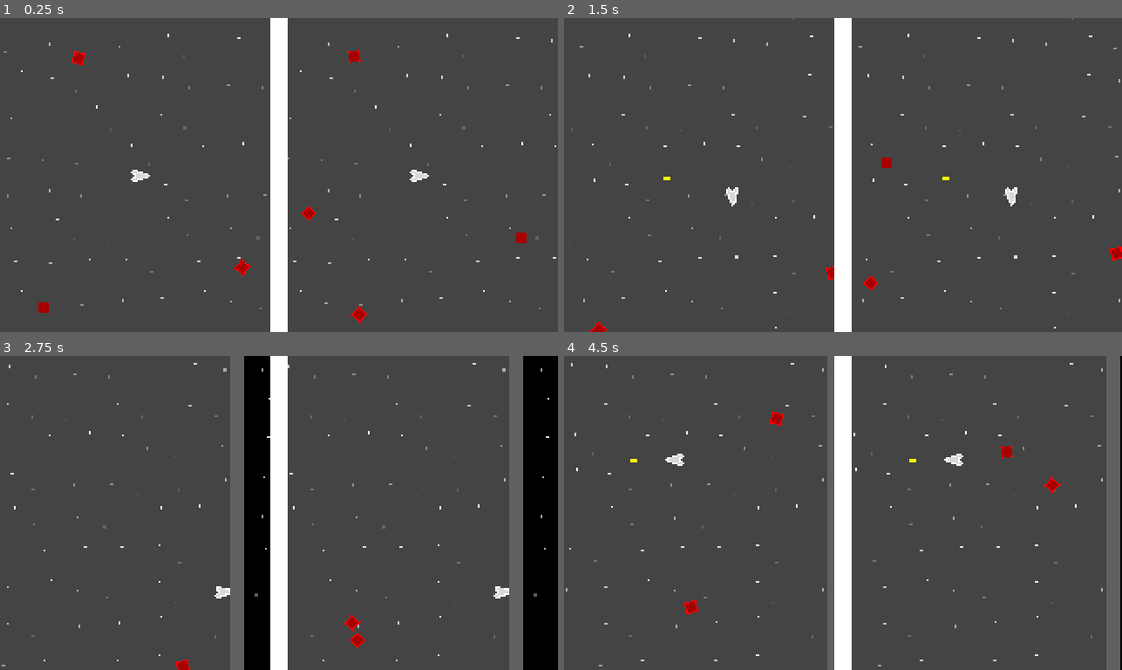
Above: before the commit, frames 1-4 (two rows, left to right).
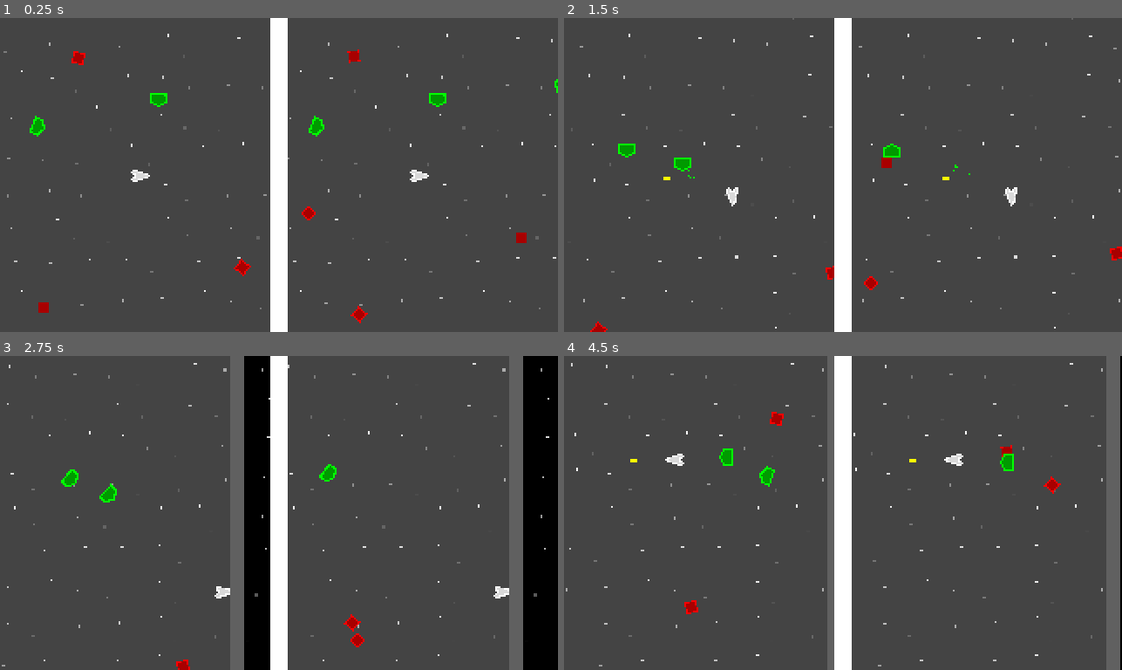
Above: after the commit, the same moments.

Repository: micycle8778/mulithead
Game: Godot game, scene res://game.tscn
Same seed, same stepped clock (60 frames per second), same inputs: the game is played once before the commit and once after it.
Inputs:
- Up to frame 1 (0.25 s): no input
- Up to frame 2 (1.5 s): hold D (move_right) 0.53-1.28 s; tap K (aim_down) at 0.6 s; hold S (move_down) from 1.28 s (still down); tap J (aim_left) at 1.35 s
- Up to frame 3 (2.75 s): release S (move_down) at 2.03 s; hold D (move_right) from 2.03 s (still down); tap L (aim_right) at 2.1 s
- Up to frame 4 (4.5 s): release D (move_right) at 2.78 s; hold W (move_up) 2.78-3.53 s; tap I (aim_up) at 2.85 s; hold A (move_left) from 3.53 s (still down); tap K (aim_down) at 3.6 s; tap J (aim_left) at 4.35 s

The runs differ from the first frame. In frame 1, 0.5% of the frame differs, in the area x 5-100%, y 19-38%; in frame 2, 0.4%; in frame 3, 0.3%; in frame 4, 0.4%.

Commit message:
dodge enemy; fix #1

Diff:
--- /dev/null
+++ b/enemy/dodger.gd
@@ -0,0 +1,85 @@
+extends CharacterBody2D
+
+enum State {
+	CHASE,
+	DODGE,
+	REST
+}
+
+const speed = 90
+const dodge_cooldown = 1.
+const rest_duration = .4
+
+@onready var death_particles: DeathParticles = %DeathParticles
+@onready var player = World.get_instance(self).player
+@onready var bullet_detector = %BulletDetector
+
+var state := State.CHASE
+
+var dodge_clock: float
+var target_bullet: Node2D
+var dodge_direction: Vector2
+
+var rest_clock: float
+
+func _process_dodge(_delta: float) -> void:
+	rotation = dodge_direction.angle() + PI
+
+	velocity = dodge_direction * speed * 2.
+	move_and_slide()
+
+	var should_rest = is_instance_valid(target_bullet) and \
+			target_bullet.global_position.distance_to(global_position) < 82
+
+	state = State.REST if should_rest else State.DODGE
+	rest_clock = rest_duration
+
+func _process_chase(delta: float) -> void:
+	dodge_clock -= delta
+
+	var to_player_hat = global_position.direction_to(player.global_position)
+	var dir = Vector2.RIGHT.rotated(rotation)
+	dir = dir.slerp(to_player_hat, .15)
+
+	rotation = dir.angle()
+	velocity = dir * speed
+
+	move_and_slide()
+
+func _process_rest(delta: float) -> void:
+	rest_clock -= delta
+	if rest_clock < 0.:
+		state = State.CHASE
+
+	velocity = velocity.lerp(Vector2.ZERO, .04)
+	move_and_slide()
+
+func should_dodge() -> bool:
+	if dodge_clock > 0.: return false
+	if bullet_detector.get_overlapping_bodies().is_empty(): return false
+
+	# setup
+	dodge_clock = dodge_cooldown
+	target_bullet = bullet_detector.get_overlapping_bodies()[0]
+
+	var v = target_bullet.dir.rotated(PI / 2)
+	if v.dot(velocity) < 0:
+		dodge_direction = v
+	else:
+		dodge_direction = -v
+
+	return true
+
+func _physics_process(delta: float) -> void:
+	match state:
+		State.CHASE:
+			_process_chase(delta)
+			state = State.DODGE if should_dodge() else State.CHASE
+		State.DODGE:
+			_process_dodge(delta)
+		State.REST:
+			_process_rest(delta)
+
+func _on_hurt_box_hit(dir: Vector2) -> void:
+	death_particles.emit(get_parent(), dir)
+	queue_free()
--- /dev/null
+++ b/enemy/dodger.tscn
@@ -0,0 +1,53 @@
+[gd_scene load_steps=7 format=3 uid="uid://j5fn0sdan8f0"]
+
+[ext_resource type="PackedScene" uid="uid://d4iu0k0kb34ao" path="res://enemy/util/death_particles.tscn" id="1_06oxu"]
+[ext_resource type="Script" uid="uid://ckh7cvhhpdk3u" path="res://enemy/dodger.gd" id="1_46ihw"]
+[ext_resource type="PackedScene" uid="uid://bu8j5odwugj3n" path="res://enemy/util/hurt_box.tscn" id="3_g781l"]
+
+[sub_resource type="CircleShape2D" id="CircleShape2D_5xx7f"]
+radius = 6.0
+
+[sub_resource type="CircleShape2D" id="CircleShape2D_emnjf"]
+radius = 9.0
+
+[sub_resource type="CircleShape2D" id="CircleShape2D_g781l"]
+radius = 24.0
+
+[node name="Dodger" type="CharacterBody2D"]
+collision_layer = 4
+collision_mask = 5
+script = ExtResource("1_46ihw")
+
+[node name="Polygon2D" type="Polygon2D" parent="."]
+color = Color(0, 0.607843, 0, 1)
+polygon = PackedVector2Array(-3, -6, -3, 6, 3, 6, 6, 0, 3, -6)
+
+[node name="Line2D" type="Line2D" parent="."]
+points = PackedVector2Array(-3, -6, -3, 6, 3, 6, 6, 0, 3, -6, -3, -6)
+width = 1.5
+default_color = Color(0, 1, 0, 1)
+begin_cap_mode = 1
+
+[node name="CollisionShape2D" type="CollisionShape2D" parent="."]
+shape = SubResource("CircleShape2D_5xx7f")
+
+[node name="DeathParticles" parent="." instance=ExtResource("1_06oxu")]
+unique_name_in_owner = true
+rotation = -3.14159
+color = Color(0, 1, 0, 1)
+
+[node name="HurtBox" parent="." instance=ExtResource("3_g781l")]
+
+[node name="CollisionShape2D" type="CollisionShape2D" parent="HurtBox"]
+shape = SubResource("CircleShape2D_emnjf")
+debug_color = Color(0.994851, 0, 0.215299, 0.42)
+
+[node name="BulletDetector" type="Area2D" parent="."]
+unique_name_in_owner = true
+collision_layer = 0
+collision_mask = 8
+
+[node name="CollisionShape2D" type="CollisionShape2D" parent="BulletDetector"]
+shape = SubResource("CircleShape2D_g781l")
+
+[connection signal="hit" from="HurtBox" to="." method="_on_hurt_box_hit"]
--- a/enemy/spinner.gd
+++ b/enemy/spinner.gd
@@ -3,7 +3,7 @@
 const rpm := 2
 const speed := 75
 
-@onready var death_particles: CPUParticles2D = %DeathParticles
+@onready var death_particles: DeathParticles = %DeathParticles
 @onready var polygon: Polygon2D = %Polygon2D
 
 func _ready() -> void:
@@ -28,12 +28,5 @@
 		velocity = v - (d * normal * 2)
 
 func _on_hurt_box_hit(dir: Vector2) -> void:
-	remove_child(death_particles)
-	get_parent().add_child(death_particles)
-
-	death_particles.global_position = global_position
-	death_particles.rotation = dir.angle()
-	death_particles.finished.connect(death_particles.queue_free)
-	death_particles.emitting = true
-
+	death_particles.emit(get_parent(), dir)
 	queue_free()
--- a/enemy/spinner.tscn
+++ b/enemy/spinner.tscn
@@ -1,17 +1,14 @@
 [gd_scene load_steps=6 format=3 uid="uid://b12wblksq54so"]
 
 [ext_resource type="Script" uid="uid://ilkitotdg8qm" path="res://enemy/spinner.gd" id="1_vm4pq"]
-[ext_resource type="PackedScene" uid="uid://bu8j5odwugj3n" path="res://enemy/hurt_box.tscn" id="2_7w66s"]
+[ext_resource type="PackedScene" uid="uid://bu8j5odwugj3n" path="res://enemy/util/hurt_box.tscn" id="2_7w66s"]
+[ext_resource type="PackedScene" uid="uid://d4iu0k0kb34ao" path="res://enemy/util/death_particles.tscn" id="3_3gh8s"]
 
 [sub_resource type="CircleShape2D" id="CircleShape2D_vm4pq"]
 radius = 4.0
 
 [sub_resource type="CircleShape2D" id="CircleShape2D_3gh8s"]
 radius = 7.0
-
-[sub_resource type="Gradient" id="Gradient_7w66s"]
-offsets = PackedFloat32Array(0.415094, 1)
-colors = PackedColorArray(1, 1, 1, 1, 1, 1, 1, 0)
 
 [node name="Spinner" type="CharacterBody2D"]
 collision_layer = 4
@@ -37,21 +34,7 @@
 shape = SubResource("CircleShape2D_3gh8s")
 debug_color = Color(0.999677, 0, 0.105055, 0.42)
 
-[node name="DeathParticles" type="CPUParticles2D" parent="."]
+[node name="DeathParticles" parent="." instance=ExtResource("3_3gh8s")]
 unique_name_in_owner = true
-emitting = false
-lifetime = 0.4
-one_shot = true
-explosiveness = 1.0
-emission_shape = 1
-emission_sphere_radius = 3.0
-spread = 60.0
-gravity = Vector2(0, 0)
-initial_velocity_min = 75.0
-initial_velocity_max = 100.0
-damping_min = 100.0
-damping_max = 100.0
-color = Color(1, 0, 0, 1)
-color_ramp = SubResource("Gradient_7w66s")
 
 [connection signal="hit" from="HurtBox" to="." method="_on_hurt_box_hit"]
--- /dev/null
+++ b/enemy/util/death_particles.gd
@@ -0,0 +1,13 @@
+class_name DeathParticles
+extends CPUParticles2D
+
+func emit(parent: Node, dir: Vector2) -> void:
+	var gp = global_position
+
+	get_parent().remove_child(self)
+	parent.add_child(self)
+
+	global_position = gp
+	rotation = dir.angle()
+	finished.connect(queue_free)
+	emitting = true
--- /dev/null
+++ b/enemy/util/death_particles.tscn
@@ -0,0 +1,24 @@
+[gd_scene load_steps=3 format=3 uid="uid://d4iu0k0kb34ao"]
+
+[ext_resource type="Script" uid="uid://dcm8p1tflrdym" path="res://enemy/util/death_particles.gd" id="1_tk0t8"]
+
+[sub_resource type="Gradient" id="Gradient_7w66s"]
+offsets = PackedFloat32Array(0.415094, 1)
+colors = PackedColorArray(1, 1, 1, 1, 1, 1, 1, 0)
+
+[node name="DeathParticles" type="CPUParticles2D"]
+emitting = false
+lifetime = 0.4
+one_shot = true
+explosiveness = 1.0
+emission_shape = 1
+emission_sphere_radius = 3.0
+spread = 60.0
+gravity = Vector2(0, 0)
+initial_velocity_min = 75.0
+initial_velocity_max = 100.0
+damping_min = 100.0
+damping_max = 100.0
+color = Color(1, 0, 0, 1)
+color_ramp = SubResource("Gradient_7w66s")
+script = ExtResource("1_tk0t8")
--- a/enemy/hurt_box.tscn
+++ b/enemy/util/hurt_box.tscn
@@ -1,6 +1,6 @@
 [gd_scene load_steps=2 format=3 uid="uid://bu8j5odwugj3n"]
 
-[ext_resource type="Script" uid="uid://c3l747xrhy1j0" path="res://enemy/hurt_box.gd" id="1_1ep0m"]
+[ext_resource type="Script" uid="uid://c3l747xrhy1j0" path="res://enemy/util/hurt_box.gd" id="1_1ep0m"]
 
 [node name="HurtBox" type="Area2D"]
 collision_layer = 0
--- a/project.godot
+++ b/project.godot
@@ -88,6 +88,7 @@
 2d_physics/layer_1="Terrain"
 2d_physics/layer_2="Player"
 2d_physics/layer_3="Enemy"
+2d_physics/layer_4="Bullet"
 
 [rendering]
 
--- /dev/null
+++ b/world/inner_world.gd
@@ -0,0 +1,16 @@
+class_name World extends Node2D
+
+static var instances: Array[World]
+
+static func get_instance(node: Node) -> World:
+	for w in instances:
+		if w.is_ancestor_of(node):
+			return w
+
+	return null
+
+@export var player: Player
+
+func _init() -> void:
+	instances = instances.filter(is_instance_valid)
+	instances.push_back(self)
--- a/world/inner_world.tscn
+++ b/world/inner_world.tscn
@@ -1,9 +1,11 @@
-[gd_scene load_steps=12 format=3 uid="uid://bjm20jguw5d6u"]
+[gd_scene load_steps=14 format=3 uid="uid://bjm20jguw5d6u"]
 
 [ext_resource type="Shader" uid="uid://rr8u5n104mcf" path="res://world/stars.gdshader" id="1_idfuc"]
+[ext_resource type="Script" uid="uid://bvpaho2qnbks1" path="res://world/inner_world.gd" id="1_ma31t"]
 [ext_resource type="PackedScene" uid="uid://sodn8qieyol" path="res://player/player.tscn" id="2_hs4x8"]
 [ext_resource type="Script" uid="uid://db0bk2u5px1uq" path="res://world/main_cam.gd" id="3_ma31t"]
 [ext_resource type="PackedScene" uid="uid://b12wblksq54so" path="res://enemy/spinner.tscn" id="4_hs4x8"]
+[ext_resource type="PackedScene" uid="uid://j5fn0sdan8f0" path="res://enemy/dodger.tscn" id="4_vhekp"]
 
 [sub_resource type="ShaderMaterial" id="ShaderMaterial_tcf2h"]
 shader = ExtResource("1_idfuc")
@@ -30,7 +32,9 @@
 normal = Vector2(-1, 0)
 distance = 28.0
 
-[node name="InnerWorld" type="Node2D"]
+[node name="InnerWorld" type="Node2D" node_paths=PackedStringArray("player")]
+script = ExtResource("1_ma31t")
+player = NodePath("Player")
 
 [node name="Sprite2D" type="Sprite2D" parent="."]
 material = SubResource("ShaderMaterial_tcf2h")
@@ -95,3 +99,15 @@
 
 [node name="Spinner5" parent="." instance=ExtResource("4_hs4x8")]
 position = Vector2(94, 60)
+
+[node name="Dodger" parent="." instance=ExtResource("4_vhekp")]
+position = Vector2(112, -87)
+
+[node name="Dodger2" parent="." instance=ExtResource("4_vhekp")]
+position = Vector2(7, -78)
+
+[node name="Dodger3" parent="." instance=ExtResource("4_vhekp")]
+position = Vector2(-180, -92)
+
+[node name="Dodger4" parent="." instance=ExtResource("4_vhekp")]
+position = Vector2(-101, -43)
Not shown, added: enemy/dodger.gd.uid
Not shown, added: enemy/util/death_particles.gd.uid
Renamed: enemy/hurt_box.gd -> enemy/util/hurt_box.gd
Renamed: enemy/hurt_box.gd.uid -> enemy/util/hurt_box.gd.uid
Not shown, added: world/inner_world.gd.uid
